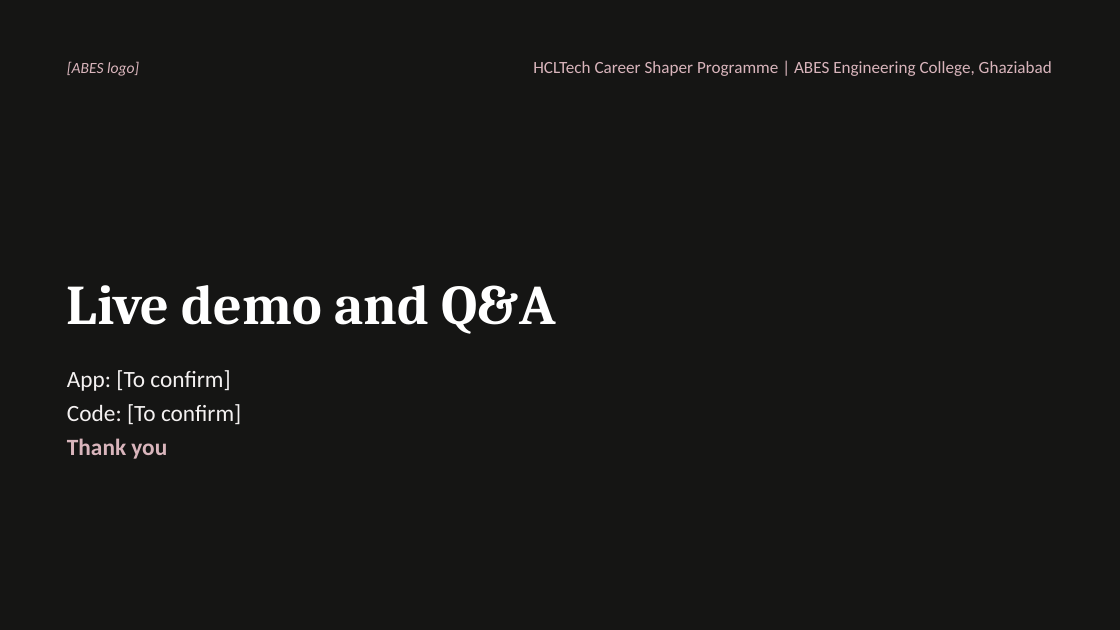
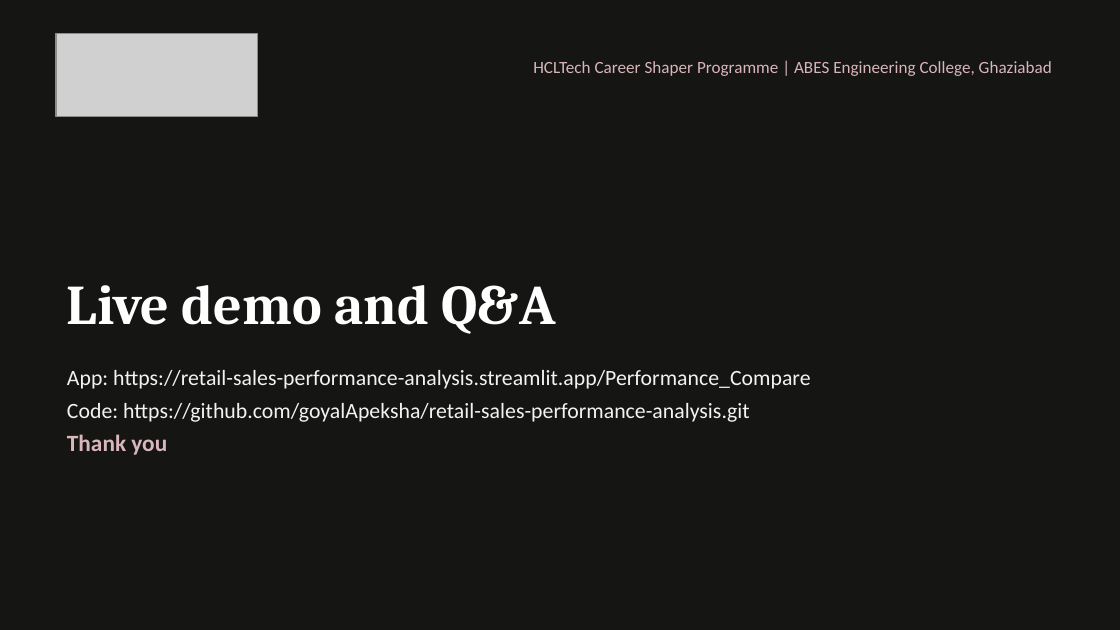
Before and after one commit to goyalApeksha/retail-sales-performance-analysis, a slide deck: slide 11 of docs/18_Presentation_RetailSales_ApekshaGoel.pptx. Drawn at 1120x630 pixels with LibreOffice and Linux fonts; fonts in the diff are those of the drawing; grey boxes stand for pictures. Boxes give left, top, right and bottom in pixels: in the first picture for what was removed or moved away, otherwise in the second. Text is boxed around its words. In the diff, an @@ line names an element or a change of style, - is before the commit and + after.

Commit message:
docs: finalize project P048 with official ABES logo, live dashboard screenshot, mentor Mr. Dinesh, and batch ABES_OND26_MCA_Batch_01

```diff
--- a/docs/18_Presentation_RetailSales_ApekshaGoel.pptx
+++ b/docs/18_Presentation_RetailSales_ApekshaGoel.pptx
@@ picture added at <box>56,34,258,116</box> @@
@@ text removed at <box>67,61,139,76</box> @@
-[ABES logo]
@@ text at <box>67,370,810,422</box>: text changed; size 15 to 14 pt @@
-App: [To confirm]
-Code: [To confirm]
+App: https://retail-sales-performance-analysis.streamlit.app/Performance_Compare
+Code: https://github.com/goyalApeksha/retail-sales-performance-analysis.git
```
Also in this commit, not shown: 10 other slides changed, 36 other files.
